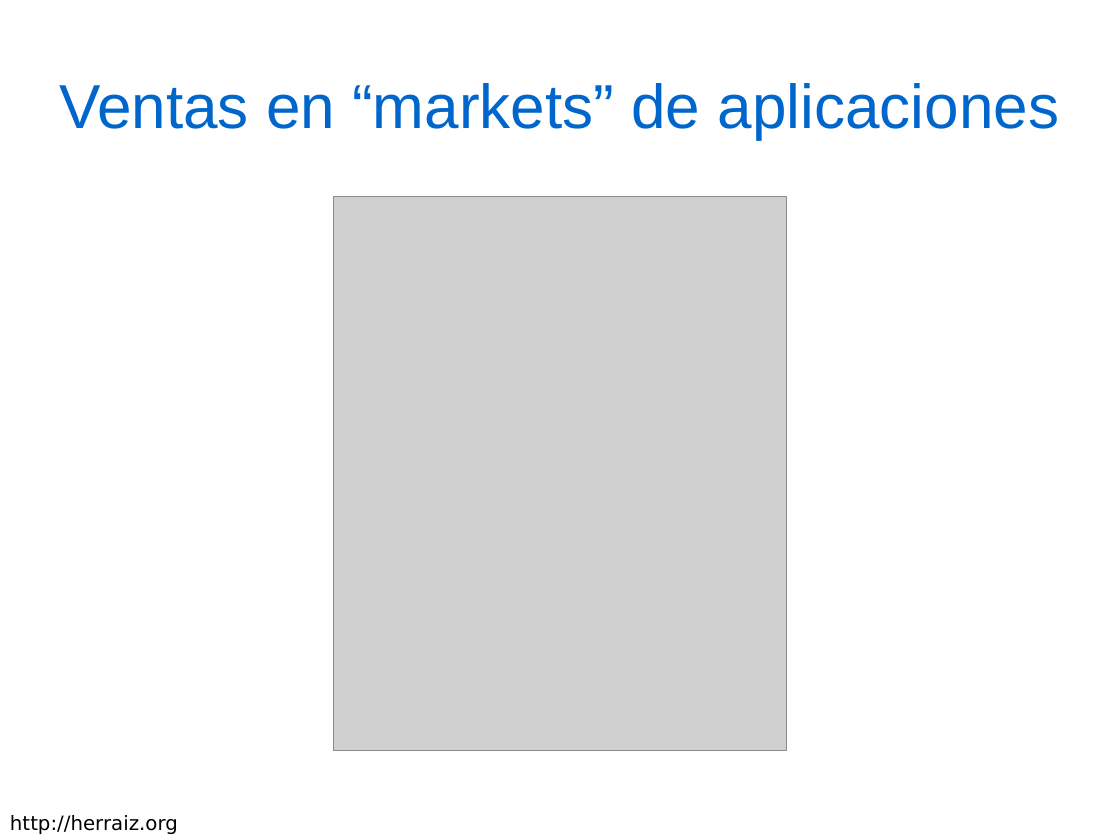
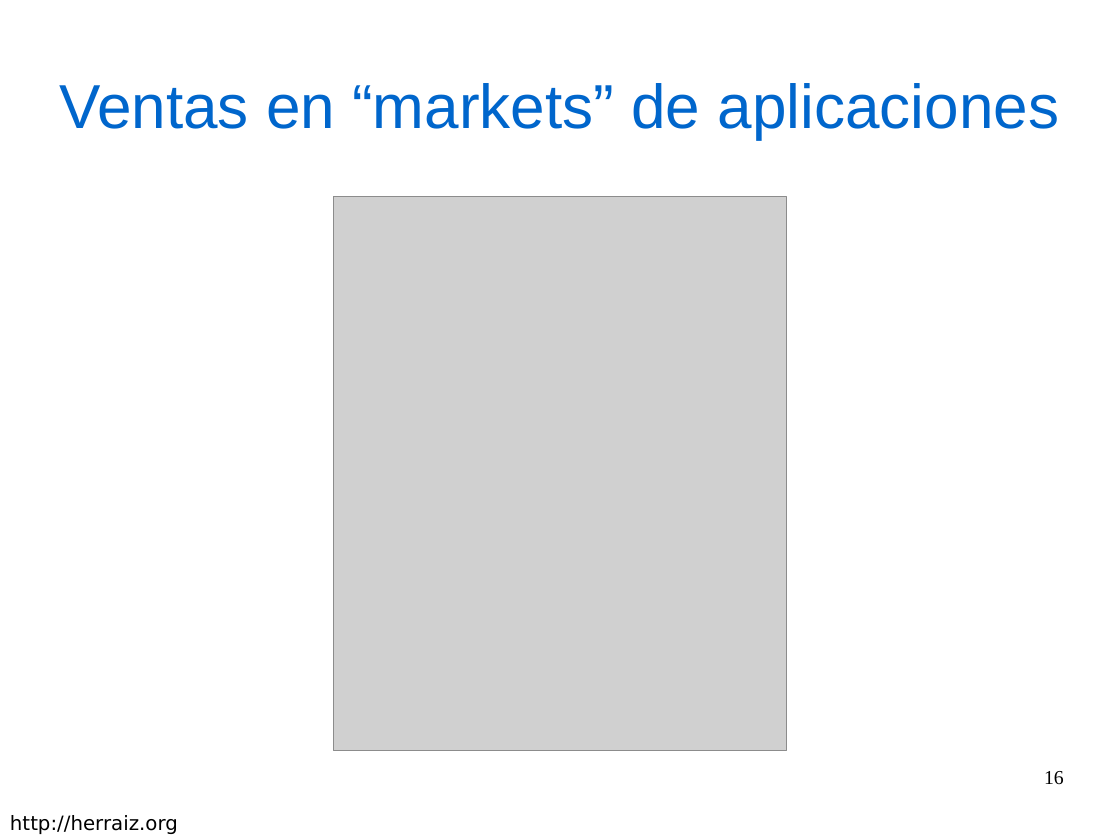
Before and after one commit to LibreLearning/libreteaching, a slide deck: slide 16 of master-eoi-2011/transpas/android_herraiz_20110528.odp. Drawn at 1120x840 pixels with LibreOffice and Linux fonts; fonts in the diff are those of the drawing; grey boxes stand for pictures; background and template pictures are left out. Boxes give left, top, right and bottom in pixels: in the first picture for what was removed or moved away, otherwise in the second. Text is boxed around its words. In the diff, an @@ line names an element or a change of style, - is before the commit and + after.

```diff
--- a/master-eoi-2011/transpas/android_herraiz_20110528.odp
+++ b/master-eoi-2011/transpas/android_herraiz_20110528.odp
@@ page number added at (1044, 771, 1064, 785), 14 pt, text #000000 @@
+16
```
Also in this commit, not shown: 26 other slides changed.
